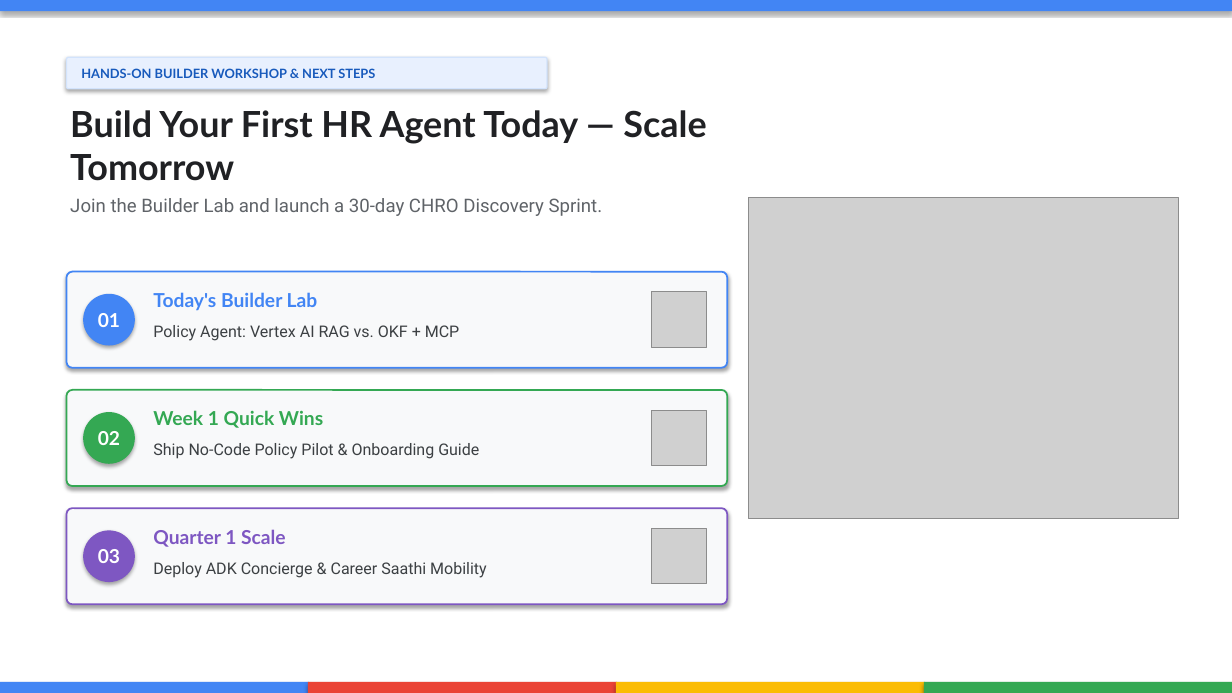
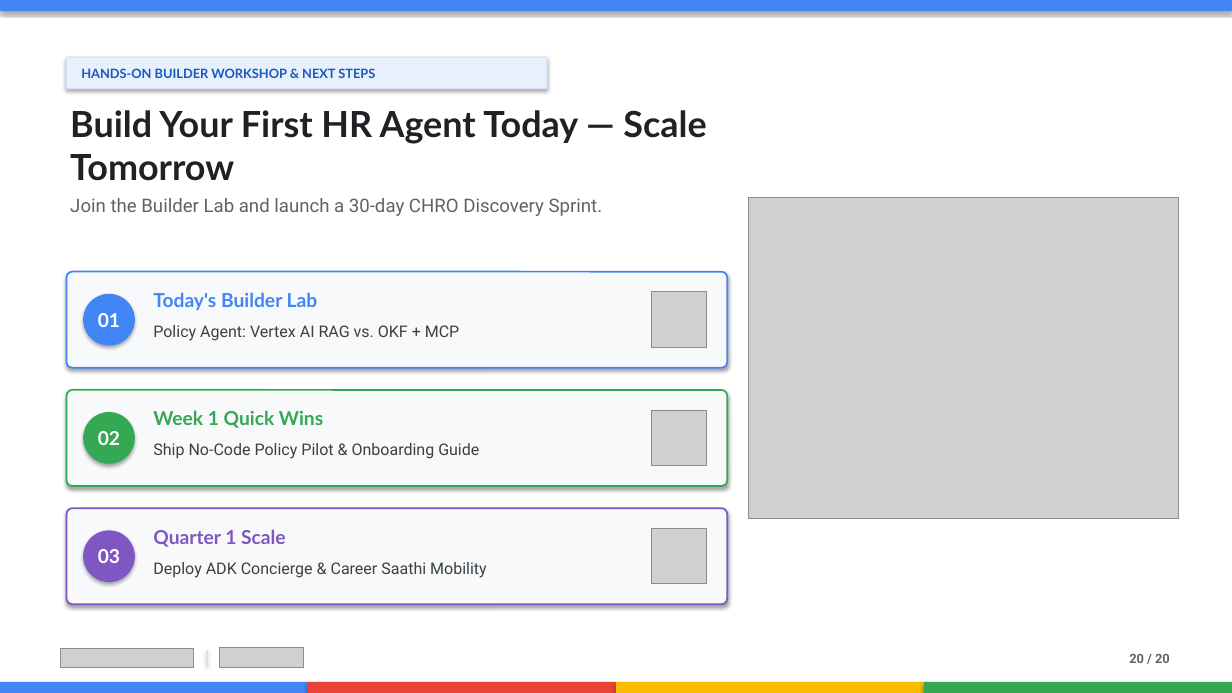
Before and after one commit to zuhaibp656/CHRO-Agentic-Transformation, a slide deck: slide 20 of CHRO_Agentic_Transformation_Keynote.pptx. Drawn at 1232x693 pixels with LibreOffice and Linux fonts; fonts in the diff are those of the drawing; grey boxes stand for pictures; background and template pictures are left out. Boxes give left, top, right and bottom in pixels: in the first picture for what was removed or moved away, otherwise in the second. Text is boxed around its words. In the diff, an @@ line names an element or a change of style, - is before the commit and + after.

```diff
--- a/CHRO_Agentic_Transformation_Keynote.pptx
+++ b/CHRO_Agentic_Transformation_Keynote.pptx
@@ rectangle removed at (0, 0, 1232, 693) @@
@@ picture added at (60, 648, 194, 667) @@
@@ rectangle added at (207, 650, 208, 666), fill #DADCE0 @@
@@ picture added at (220, 647, 304, 667) @@
@@ text added at (1129, 654, 1170, 663), 10 pt, text #5F6368, bold @@
+20 / 20
```
Also in this commit, not shown: 19 other slides changed, 11 other files.
